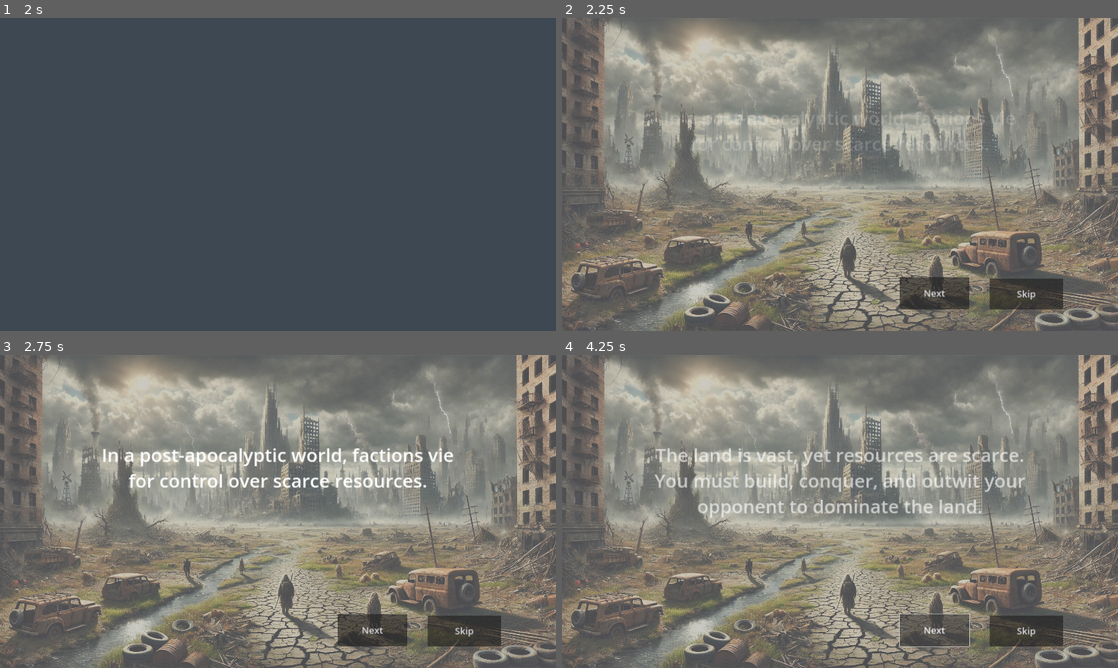
Above: before the commit, frames 1-4 (two rows, left to right).
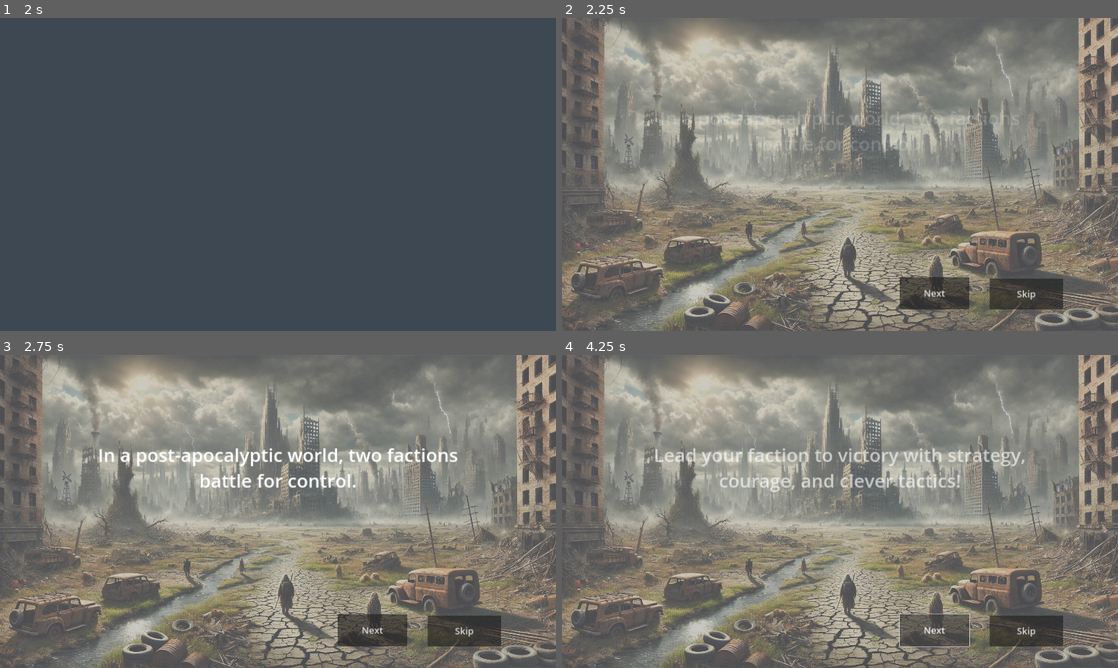
Above: after the commit, the same moments.

Repository: nguyendangy/hex-conquer
Game: Godot game, scene res://Scenes/Intro.tscn
Same seed, same stepped clock (60 frames per second), same inputs: the game is played once before the commit and once after it.
Inputs (mouse positions are in pixels of both pictures, inside the frame that each line leads up to):
- Up to frame 1 (2 s): move the mouse to (400, 158) at 0.52 s; hold Right mouse button (camera_pan) 0.53-1.25 s; click (400, 158) at 0.67 s; drag from (166, 190) to (250, 237) at 1.27 s
- Up to frame 2 (2.25 s): move the mouse to (895, 105) at 2.02 s; tap Mouse wheel down (camera_zoom_out) at 2.1 s; click (895, 105) at 2.17 s
- Up to frame 3 (2.75 s): no input
- Up to frame 4 (4.25 s): click "Next" at 2.75 s; click "Next" at 3.5 s

Frame 1 is identical in both runs. In frame 2, 0.2% of the frame differs, in the area x 21-81%, y 30-43%; in frame 3, 2.6%; in frame 4, 3.3%, in the area x 16-84%, y 29-52%.

Commit message:
Update sotry text

Diff:
--- a/Scripts/Story.gd
+++ b/Scripts/Story.gd
@@ -2,21 +2,17 @@
 
 # story text
 const startText: Array = [
-	"In a post-apocalyptic world, factions vie for control over scarce resources.",
-	"Lead your faction to victory through strategy, courage, and wit!",
-	"The land is vast, yet resources are scarce. You must build, conquer, and outwit your opponent to dominate the land.",
-	"Your journey will not be easy, as the rival faction seek to thwart your progress at every turn.",
+	"In a post-apocalyptic world, two factions battle for control.",
+	"The land is vast and resources are limited. Who rules the empire?",
+	"Lead your faction to victory with strategy, courage, and clever tactics!",
+	"Your journey won't be easy, as your opponent will try to stop you at every turn.",
 	"Will you rise as a conqueror or fade into obscurity? The choice is yours."
 ]
 const endText: Array = [
 	"",
-	"The battle for survival has come to an end.",
-	"The factions have fought valiantly, each striving for control over the scarce remnants of a broken world.",
-	"Amid the chaos, alliances were forged, betrayals unfolded, and victories were hard-won.",
-	"Now, the land bears the scars of conflict, but also a glimmer of hope. The choices made today will shape the future of tomorrow.",
-	"You have risen as a conqueror, but your journey is far from over.",
-	"Will you rebuild this fractured world, or will history repeat itself?",
-	"The decision rests in your hands. Until we meet again, farewell."
+	"The land has been claimed, but the scars of war are still visible.",
+	"The future remains uncertain. Will the cycle of conflict start again?",
+	"You have the choice. Farewell, for now, conqueror.",
 ]
 
 var current_line_index: int = 0
@@ -34,9 +30,9 @@
 			$Text/Label.text = "[center]" + "Player " + str(Config.winner.terrain_id) + " won the battle!"
 		else:
 			if Config.winner == Config.player:
-				$Text/Label.text = "[center]" + "You won the battle!"
+				$Text/Label.text = "[center]" + "Your faction has emerged victorious from the battle!"
 			else:
-				$Text/Label.text = "[center]" + "You lost the battle!"
+				$Text/Label.text = "[center]" + "Your faction was defeated in the battle!"
 	else:
 		$Background/StartImage.visible = true
 		$Background/EndImage.visible = false
